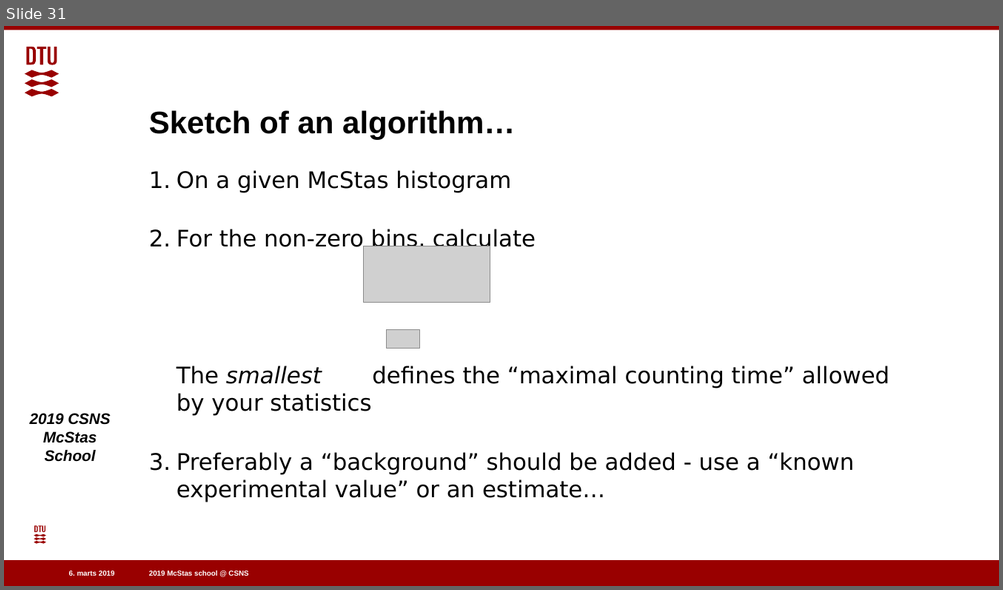
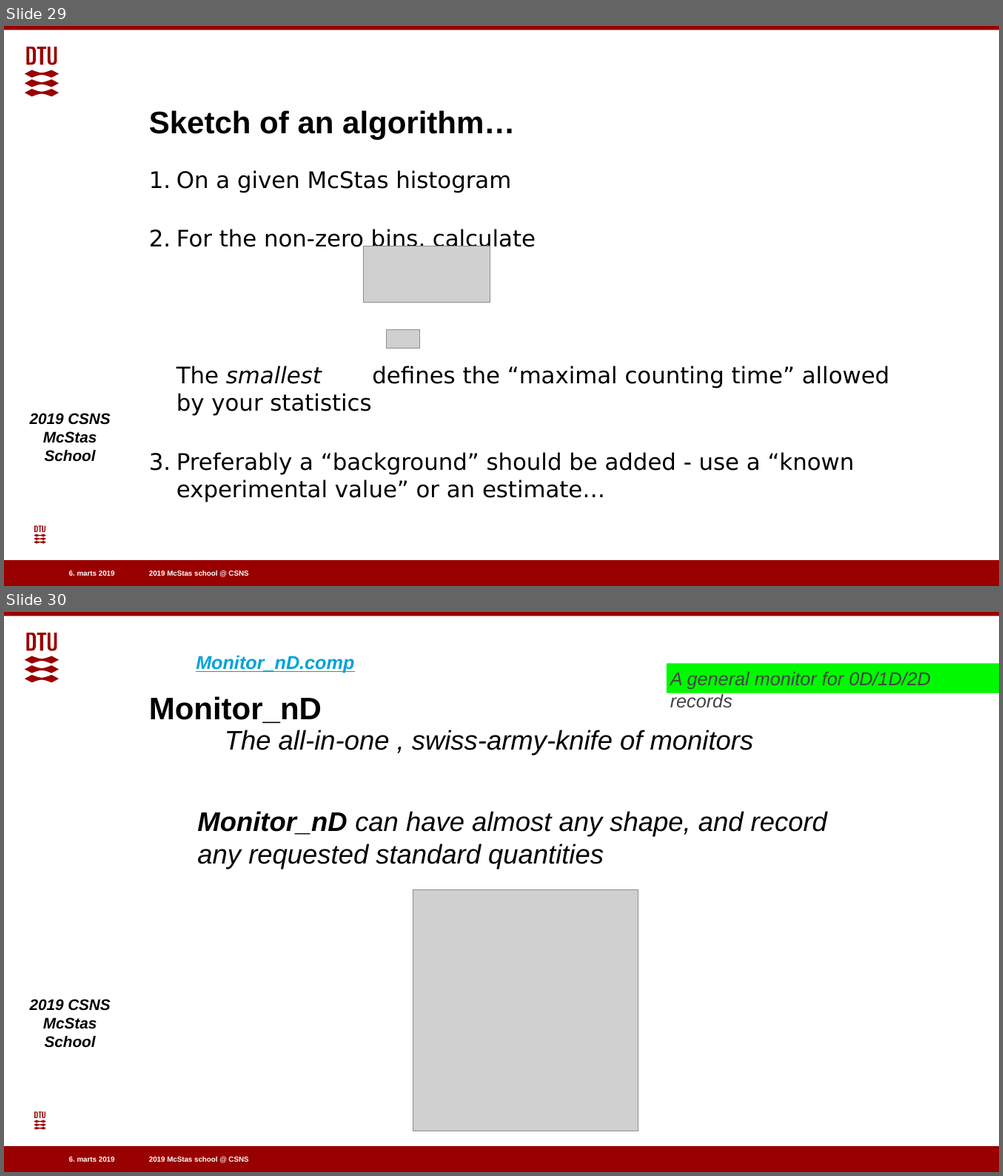
Before and after one commit to eddymaoui/Schools, a slide deck: CSNS_March_2019/1_Monday_March_25th/2_Sources_and_Monitors_2.odp. Shown one above the other, each under a label of ours: slide 31 before the commit, slides 29 and 30 after it. The pictures are 1003x590 and 1003x1176 pixels, drawn with LibreOffice and Linux fonts; fonts in the diff are those of the drawing; grey boxes stand for pictures; background and template pictures are left out. Boxes give left, top, right and bottom in pixels: in the first picture for what was removed or moved away, otherwise in the second. Text is boxed around its words. In the diff, an @@ line names an element or a change of style, - is before the commit and + after.

```diff
--- a/CSNS_March_2019/1_Monday_March_25th/2_Sources_and_Monitors_2.odp
+++ b/CSNS_March_2019/1_Monday_March_25th/2_Sources_and_Monitors_2.odp
@@ slide 30 added at (x1=4, y1=612, x2=999, y2=1172), background #FFFFFF; not listed: 7 template elements that a slide beside it also shows @@
@@ text added at (x1=196, y1=655, x2=354, y2=673), 18 pt, text #00A3D7, bold, italic, underline @@
+Monitor_nD.comp
@@ rectangle added at (x1=666, y1=664, x2=999, y2=693), fill #00F900, 18 pt, text #444444, italic @@
+A general monitor for 0D/1D/2D records
@@ title added at (x1=149, y1=696, x2=321, y2=723), 30 pt, text #000000, bold @@
+Monitor_nD
@@ text added at (x1=225, y1=730, x2=754, y2=755), 26 pt, text #000000, italic @@
+The all-in-one , swiss-army-knife of monitors
@@ text added at (x1=197, y1=811, x2=827, y2=869), 26 pt, text #000000, italic @@
+Monitor_nD can have almost any shape, and record
+any requested standard quantities
@@ picture added at (x1=413, y1=890, x2=638, y2=1131) @@
@@ what was slide 31 is now slide 29 @@
```
Also in this commit, not shown: 2 other slides added, 2 slides removed, 1 other file.
